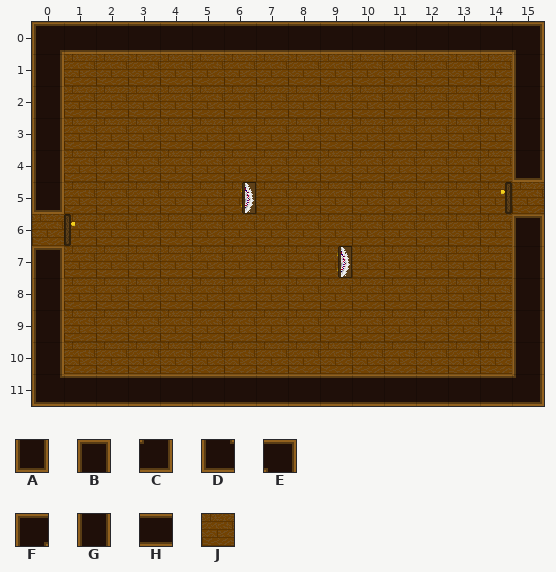
Level history. Tiled map (JSON): src/assets/rooms/first-room.json. The picture above is the old version.
Cells are 32x32 px. Shown: x 0..15, y 0..11.
Key: from "atlas": A 1, B 1 flipped up-down, C 60, D 60 flipped left-right, E 60 flipped up-down, F 60 turned 180, G 72, H 72 turned 270, J 120.
_ is an empty cell.
Layers that did not change in this view are not listed.
Layer "floor" before, first column x 0:
 0 FHHHHHHHHHHHHHHE
 1 GJJJJJJJJJJJJJJG
 2 GJJJJJJJJJJJJJJG
 3 GJJJJJJJJJJJJJJG
 4 GJJJJJJJJJJJJJJA
 5 AJJJJJJJJJJJJJJJ
 6 JJJJJJJJJJJJJJJB
 7 BJJJJJJJJJJJJJJG
 8 GJJJJJJJJJJJJJJG
 9 GJJJJJJJJJJJJJJG
10 GJJJJJJJJJJJJJJG
11 DHHHHHHHHHHHHHHC
The same view after the edit:
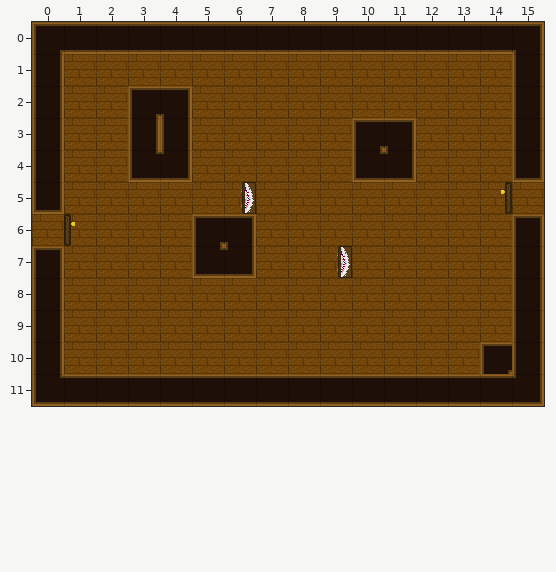
The author wrote: WIP add TextureRenderer
The exact change:
{"where": "layer \"floor\""}
{"y":2,"x":3,"old":"JJ","new":"FE"}
{"y":3,"x":3,"old":"JJ","new":"GG"}
{"y":3,"x":10,"old":"JJ","new":"FE"}
{"y":4,"x":3,"old":"JJ","new":"DC"}
{"y":4,"x":10,"old":"JJ","new":"DC"}
{"y":6,"x":5,"old":"JJ","new":"FE"}
{"y":7,"x":5,"old":"JJ","new":"DC"}
{"y":10,"x":14,"old":"J","new":"F"}
